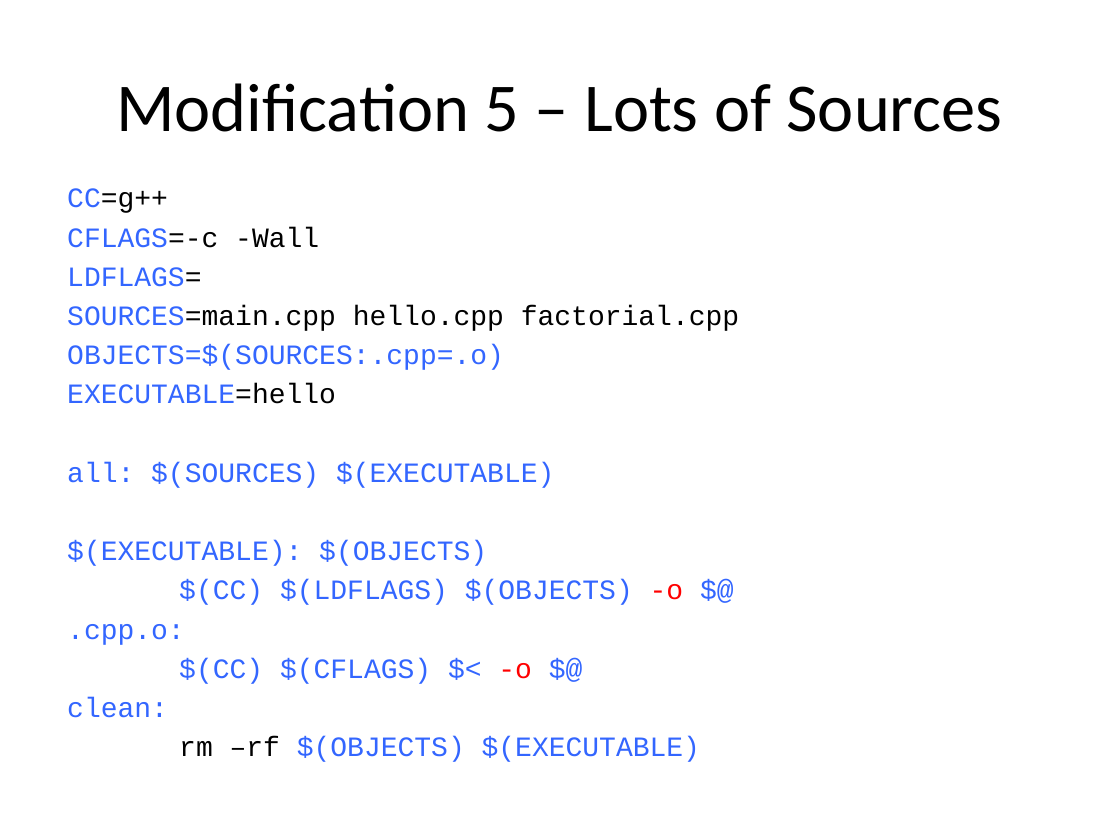
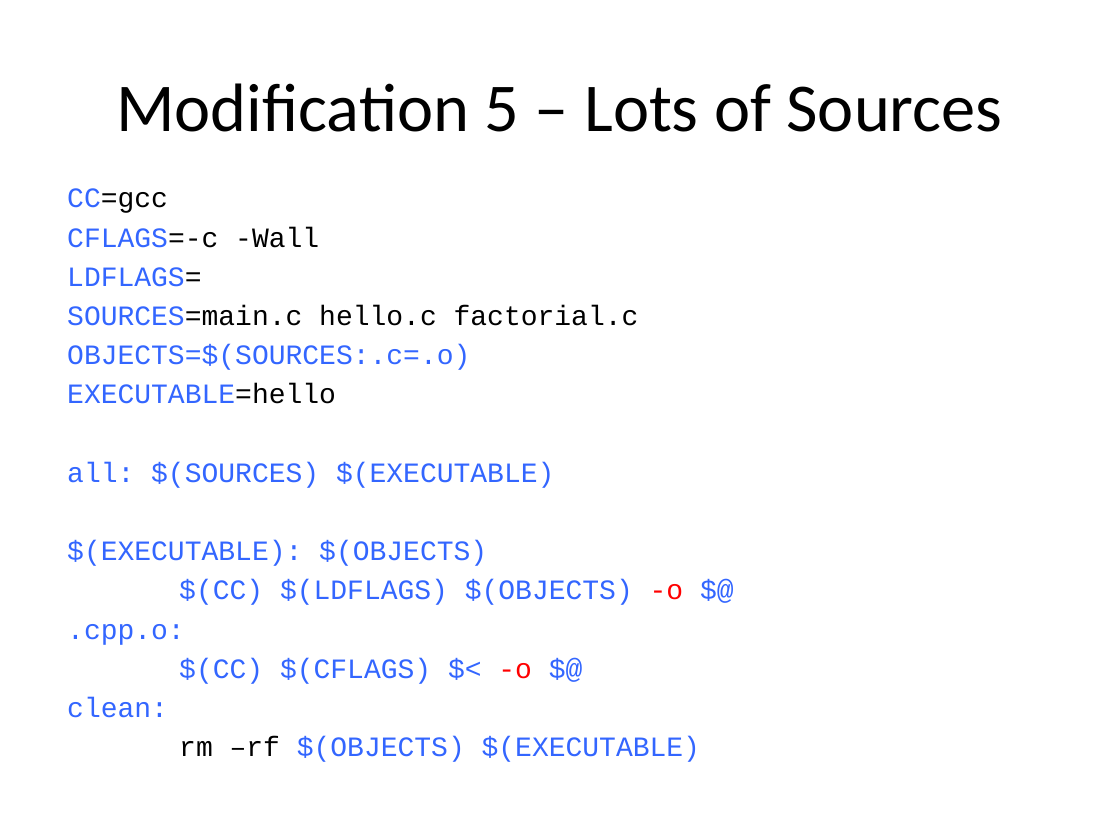
Before and after one commit to brash99/Cpsc256, a slide deck: slide 16 of Makefile_tutorial/Makefile_tutorial.pptx. Drawn at 1120x840 pixels with LibreOffice and Linux fonts; fonts in the diff are those of the drawing. Boxes give left, top, right and bottom in pixels: in the first picture for what was removed or moved away, otherwise in the second. Text is boxed around its words. In the diff, an @@ line names an element or a change of style, - is before the commit and + after.

```diff
--- a/Makefile_tutorial/Makefile_tutorial.pptx
+++ b/Makefile_tutorial/Makefile_tutorial.pptx
@@ text at <box>67,188,168,213</box>: text changed @@
-CC=g++
+CC=gcc
@@ text at <box>67,305,639,370</box>: text changed @@
-SOURCES=main.cpp hello.cpp factorial.cpp
-OBJECTS=$(SOURCES:.cpp=.o)
+SOURCES=main.c hello.c factorial.c
+OBJECTS=$(SOURCES:.c=.o)
```
Also in this commit, not shown: 16 other slides changed.
